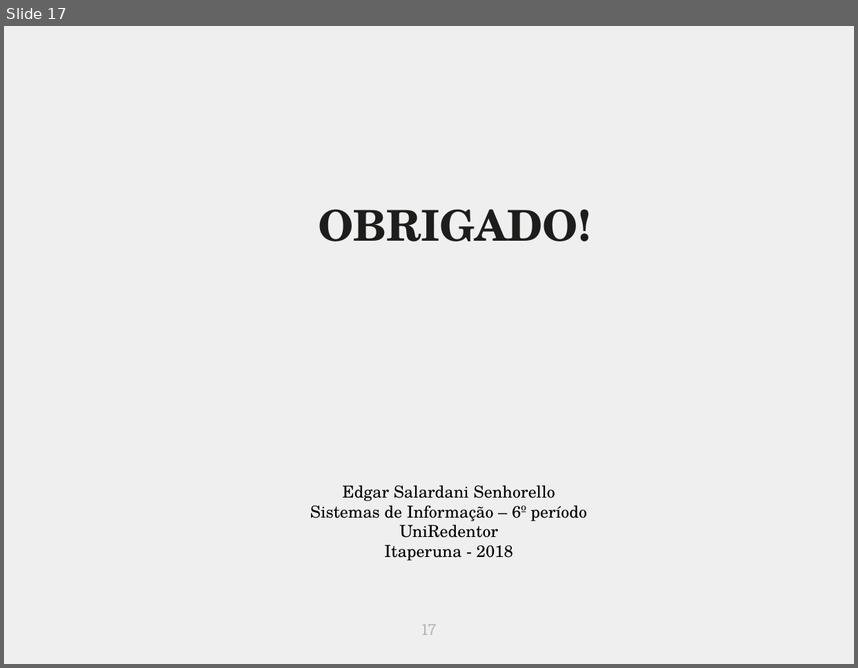
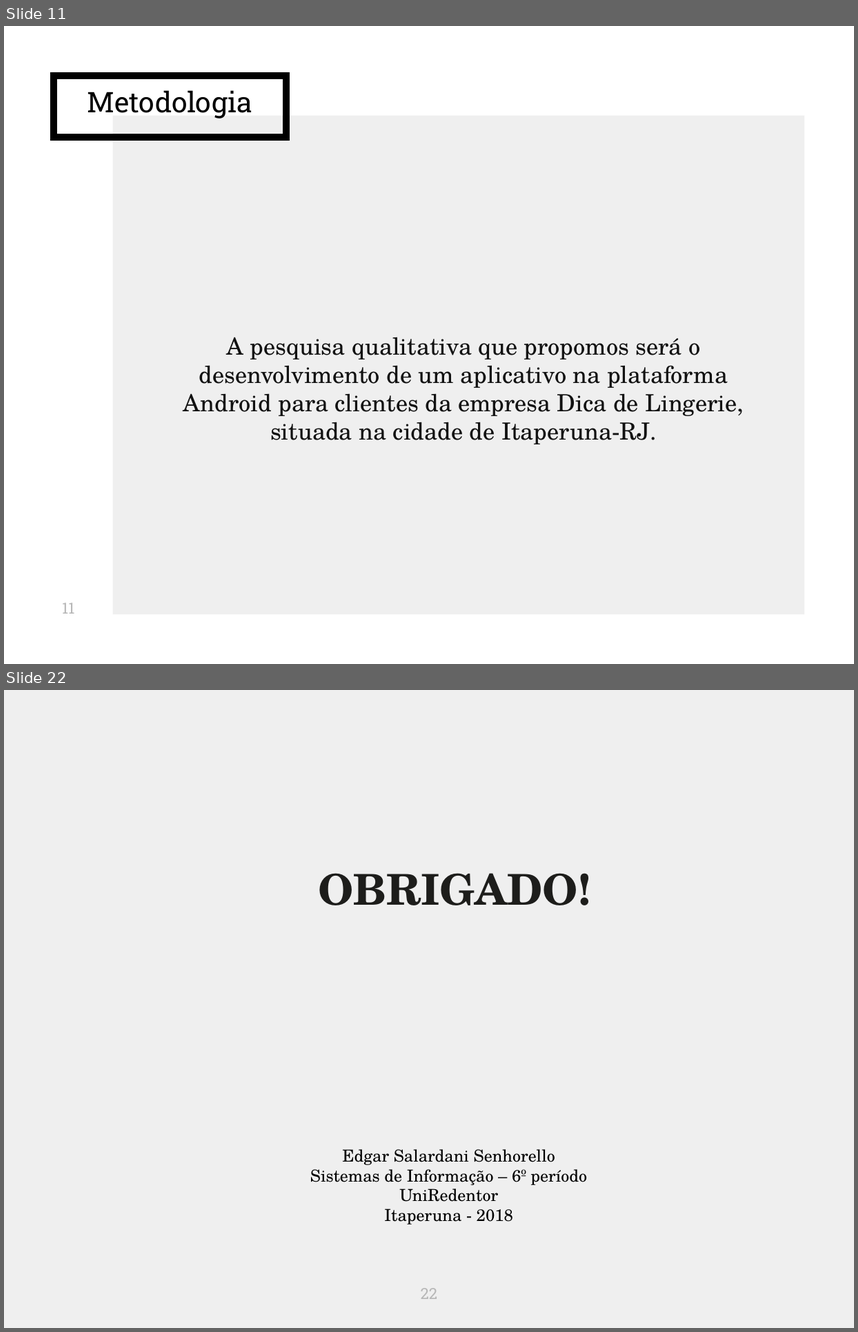
Before and after one commit to edgarssenhorello/Projetos, a slide deck: apresentação dica de lingerie.pptx. Shown one above the other, each under a label of ours: slide 17 before the commit, slides 11 and 22 after it; the slides between them are not shown. The pictures are 858x668 and 858x1332 pixels, drawn with LibreOffice and Linux fonts; fonts in the diff are those of the drawing. Boxes give left, top, right and bottom in pixels: in the first picture for what was removed or moved away, otherwise in the second. Text is boxed around its words. In the diff, an @@ line names an element or a change of style, - is before the commit and + after.

Commit message:
Apresentação final Dica de Lingerie
Pré projeto

```diff
--- a/apresentação dica de lingerie.pptx
+++ b/apresentação dica de lingerie.pptx
@@ slide 11 added at [4, 26, 854, 664], background #FFFFFF @@
@@ title added at [53, 75, 286, 136], outline #000000 6 pt, 24 pt, text #000000 @@
+Metodologia
@@ rectangle added at [113, 115, 805, 613], fill #EFEFEF @@
@@ text added at [183, 336, 744, 444], 20 pt, text #111111 @@
+A pesquisa qualitativa que propomos será o desenvolvimento de um aplicativo na plataforma Android para clientes da empresa Dica de Lingerie, situada na cidade de Itaperuna-RJ.
@@ page number added at [62, 602, 74, 613], 13 pt, text #B7B7B7 @@
+11
@@ what was slide 17 is now slide 22 @@
@@ page number at [421, 1288, 438, 1299]: text changed @@
-17
+22
```
Also in this commit, not shown: 14 slides changed, 6 other slides added, 2 slides removed.
